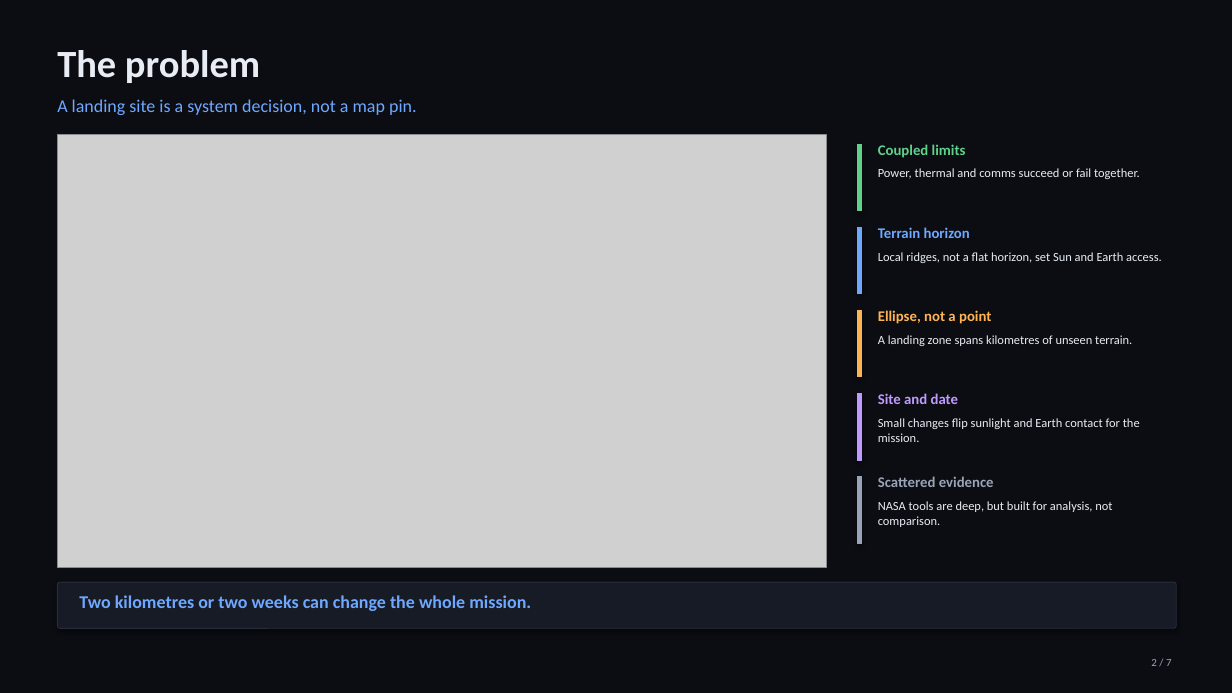
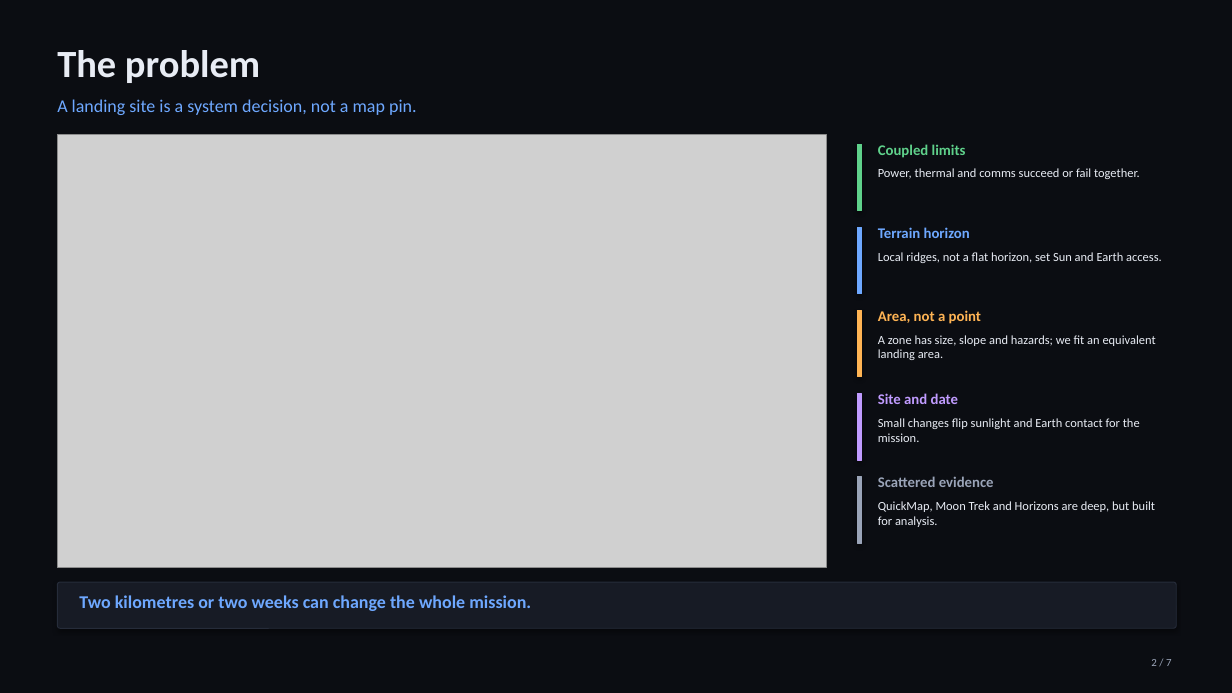
Before and after one commit to rafaa-sf/l-sea-space-apps, a slide deck: slide 2 of demo/L-SEA-Project-Demo.pptx. Drawn at 1232x693 pixels with LibreOffice and Linux fonts; fonts in the diff are those of the drawing; grey boxes stand for pictures. Boxes give left, top, right and bottom in pixels: in the first picture for what was removed or moved away, otherwise in the second. Text is boxed around its words. In the diff, an @@ line names an element or a change of style, - is before the commit and + after.

Commit message:
docs(demo): clarify claims, reference mission and AI declaration
Final accuracy pass from the judge review: slide 2 now says Area, not a point (a zone has size/slope/hazards and we fit an equivalent landing area) and names QuickMap, Moon Trek and Horizons; slide 5 adds the explicit reference mission (14 days, 120 W, 40 kWh, 10 continuous sun days, 2.4 m2 / 28% panels) and states that weights/thresholds are documented design choices, not fitted; slide 6 describes Horizons as a same-source cross-check rather than independent accuracy, clarifies 2 source regions + 4 derived presets, and adds the nearest-curated-site ephemeris and feasible-dates-before-today limits; slide 7 drops free SaaS and declares the AI assistant use while keeping MIT/free and the three QR codes. Source and public PDFs stay byte-identical; demo script updated to match.

```diff
--- a/demo/L-SEA-Project-Demo.pptx
+++ b/demo/L-SEA-Project-Demo.pptx
@@ text at (878, 310, 981, 324): text changed @@
-Ellipse, not a point
+Area, not a point
@@ text at (878, 335, 1156, 360): text changed @@
-A landing zone spans kilometres of unseen terrain.
+A zone has size, slope and hazards; we fit an equivalent landing area.
@@ text at (878, 501, 1155, 527): text changed @@
-NASA tools are deep, but built for analysis, not comparison.
+QuickMap, Moon Trek and Horizons are deep, but built for analysis.
```
Also in this commit, not shown: 3 other slides changed, 4 other files.
